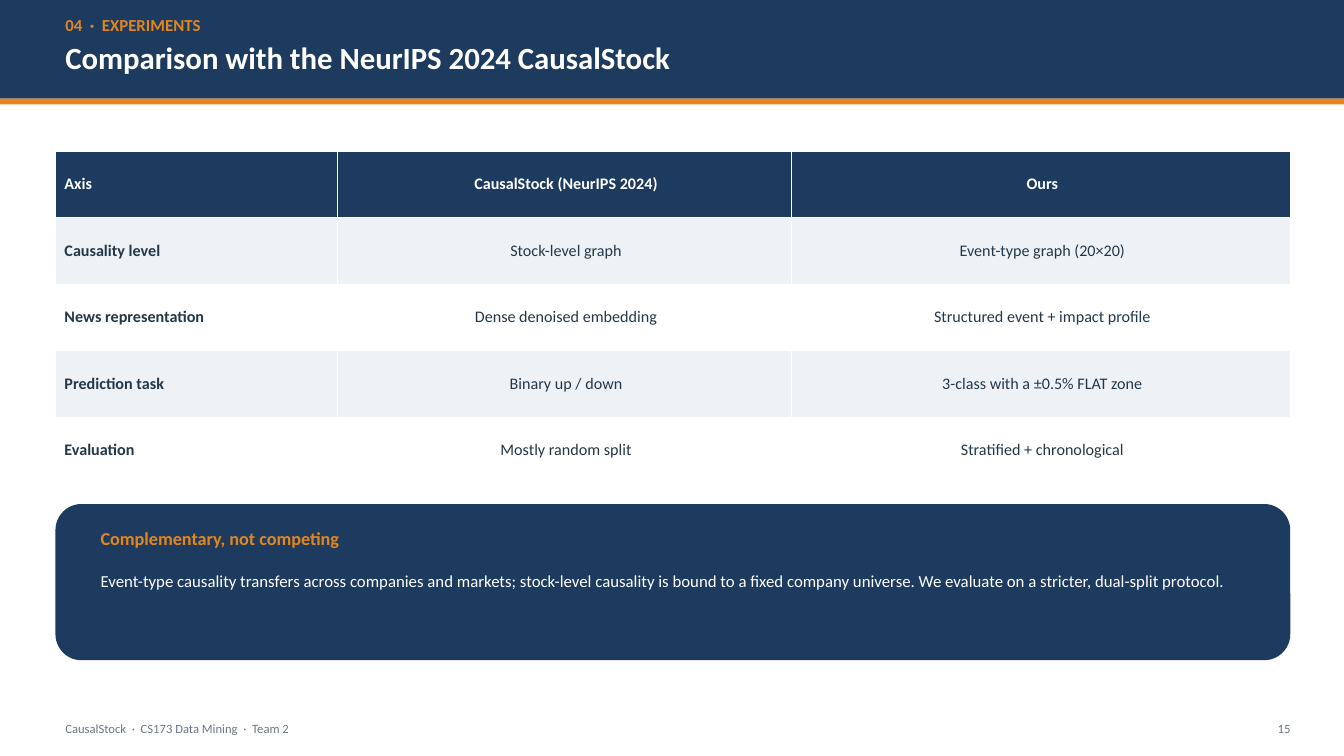
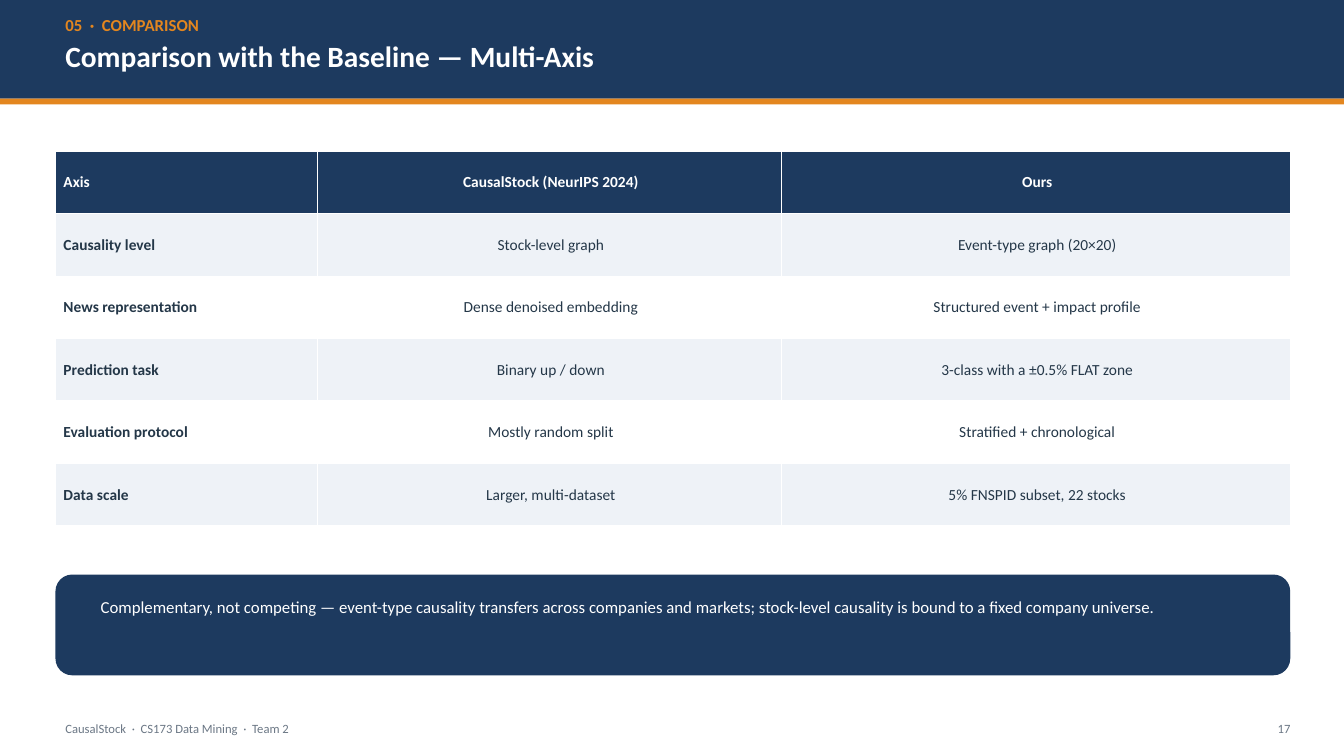
Before and after one commit to LovelyC-kx/dddmmm, a slide deck: slide 17 of DirectionA/docs/final-deck/CausalStock_CS173_Final_EN.pptx (slide 15 before the commit). Drawn at 1344x756 pixels with LibreOffice and Linux fonts; fonts in the diff are those of the drawing. Boxes give left, top, right and bottom in pixels: in the first picture for what was removed or moved away, otherwise in the second. Text is boxed around its words. In the diff, an @@ line names an element or a change of style, - is before the commit and + after.

```diff
--- a/DirectionA/docs/final-deck/CausalStock_CS173_Final_EN.pptx
+++ b/DirectionA/docs/final-deck/CausalStock_CS173_Final_EN.pptx
@@ text at (65,20,199,31): text changed @@
-04 · EXPERIMENTS
+05 · COMPARISON
@@ text at (65,46,594,72): text changed; size 22 to 21 pt @@
-Comparison with the NeurIPS 2024 CausalStock
+Comparison with the Baseline — Multi-Axis
@@ table at (55,151,1291,526) @@
-row 5: Evaluation | Mostly random split | Stratified + chronological
+row 5: Evaluation protocol | Mostly random split | Stratified + chronological
+row 6: Data scale | Larger, multi-dataset | 5% FNSPID subset, 22 stocks
@@ text removed at (101,532,339,548) @@
-Complementary, not competing
@@ rounded rectangle: place and size @@
-rounded rectangle at (55,504,1291,660)
+rounded rectangle at (55,575,1291,676)
@@ text at (101,601,1154,616): text changed @@
-Event-type causality transfers across companies and markets; stock-level causality is bound to a fixed company universe. We evaluate on a stricter, dual-split protocol.
+Complementary, not competing — event-type causality transfers across companies and markets; stock-level causality is bound to a fixed company universe.
@@ text at (1278,725,1291,733): text changed @@
-15
+17
```
Also in this commit, not shown: 15 other slides changed, 3 slides added, 4 other files.
